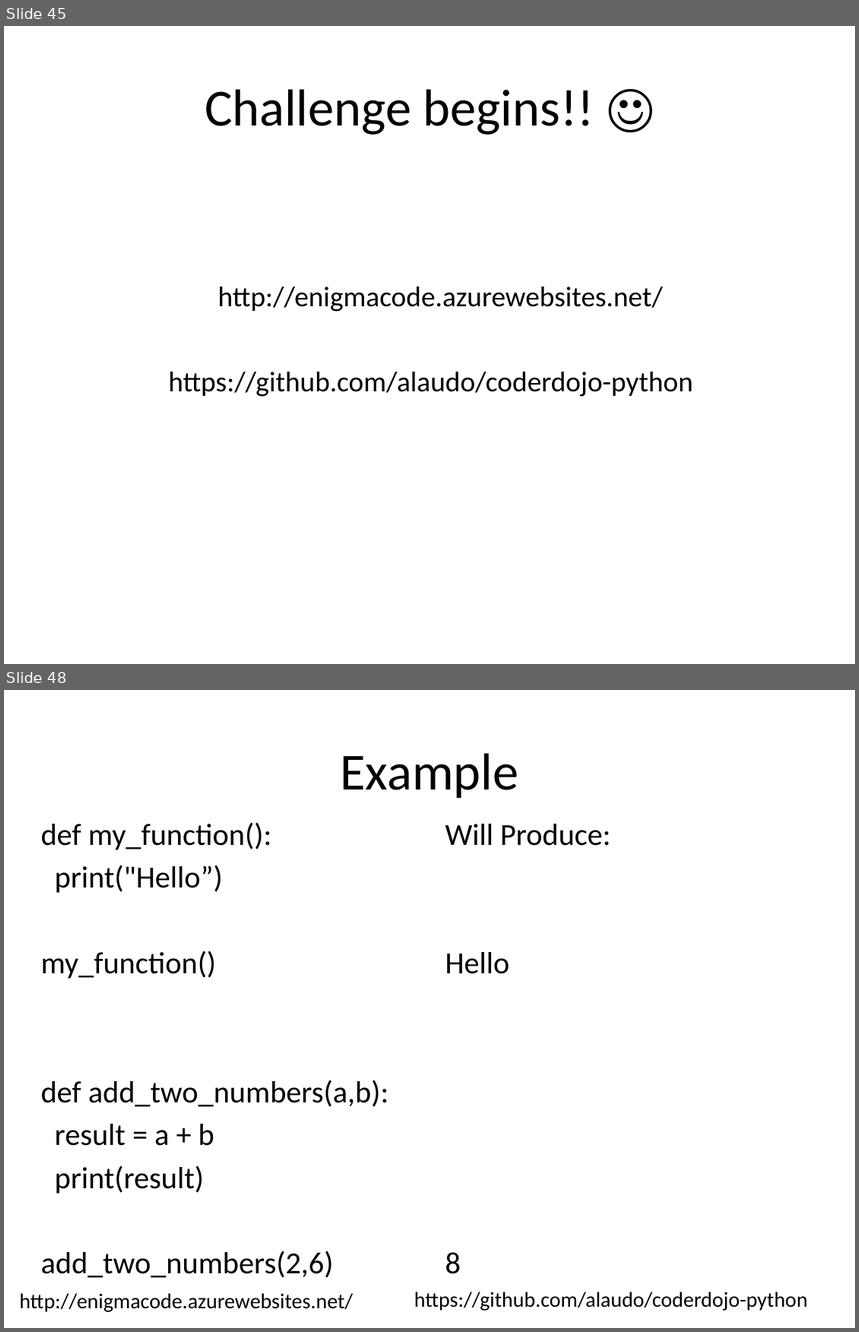
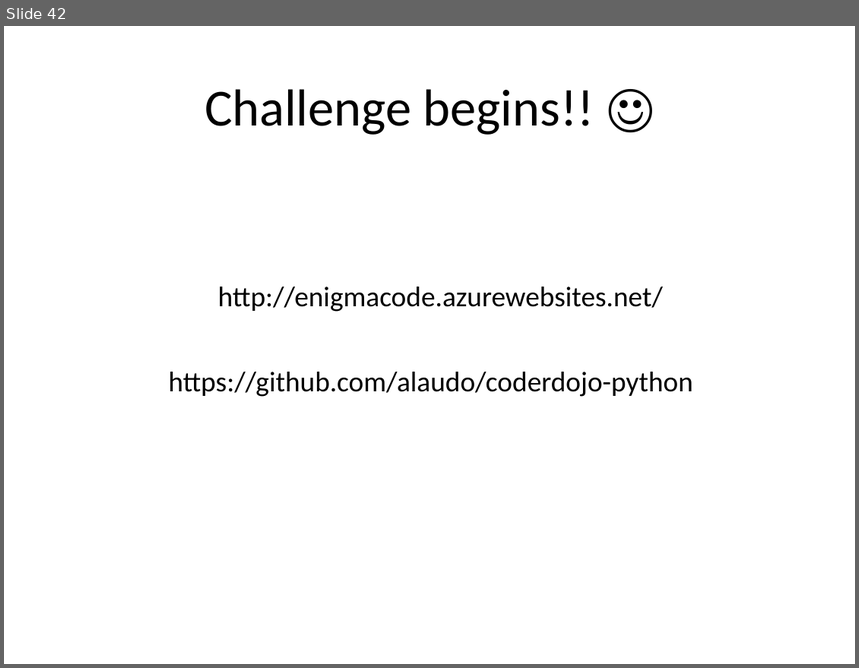
Before and after one commit to alaudo/coderdojo-python, a slide deck: dojo-presentation-intermediate.pptx. Shown one above the other, each under a label of ours: slides 45 and 48 before the commit, slide 42 after it; the slides between them are not shown. The pictures are 859x1332 and 859x668 pixels, drawn with LibreOffice and Linux fonts; fonts in the diff are those of the drawing. Boxes give left, top, right and bottom in pixels: in the first picture for what was removed or moved away, otherwise in the second. Text is boxed around its words. In the diff, an @@ line names an element or a change of style, - is before the commit and + after.

```diff
--- a/dojo-presentation-intermediate.pptx
+++ b/dojo-presentation-intermediate.pptx
@@ slide 48 removed at box(4, 690, 855, 1328), background #FFFFFF @@
@@ title removed at box(340, 753, 519, 798) @@
-Example
@@ text removed at box(41, 822, 389, 1278) @@
-def my_function():
-print("Hello”)
-my_function()
-def add_two_numbers(a,b):
-result = a + b
-print(result)
-add_two_numbers(2,6)
@@ text removed at box(446, 824, 611, 1274) @@
-Will Produce:
-Hello
-8
@@ text removed at box(19, 1293, 353, 1312) @@
-http://enigmacode.azurewebsites.net/
@@ text removed at box(414, 1292, 808, 1311) @@
-https://github.com/alaudo/coderdojo-python
@@ what was slide 45 is now slide 42 @@
```
Also in this commit, not shown: 2 slides changed, 25 slides added, 9 other slides removed, 8 other files.
